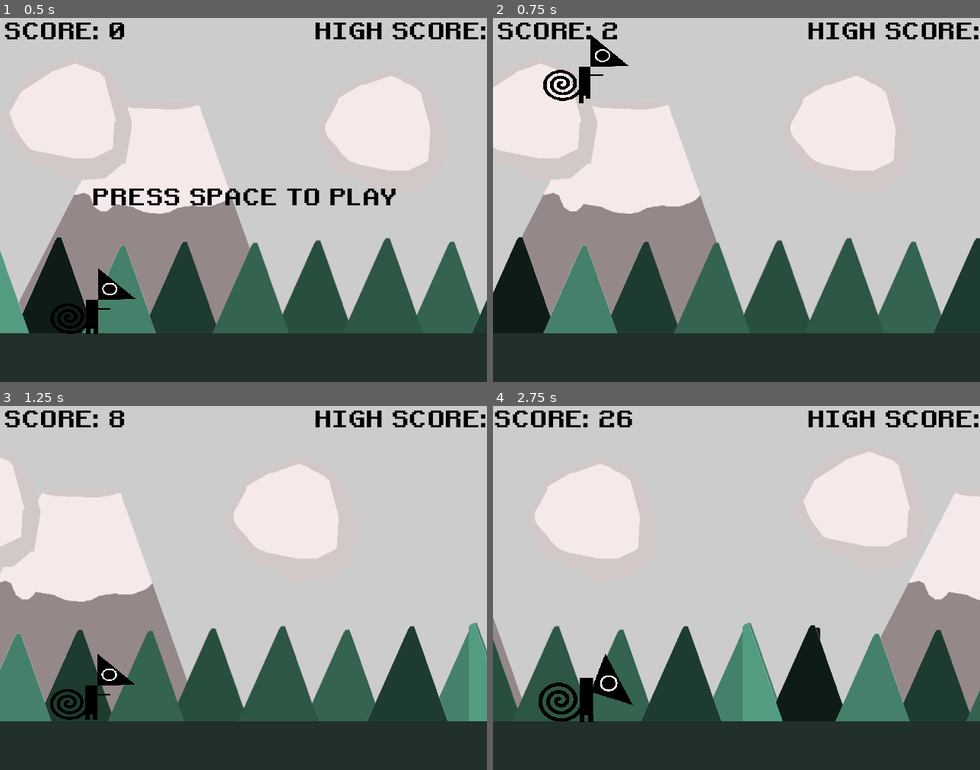
Above: before the commit, frames 1-4 (two rows, left to right).
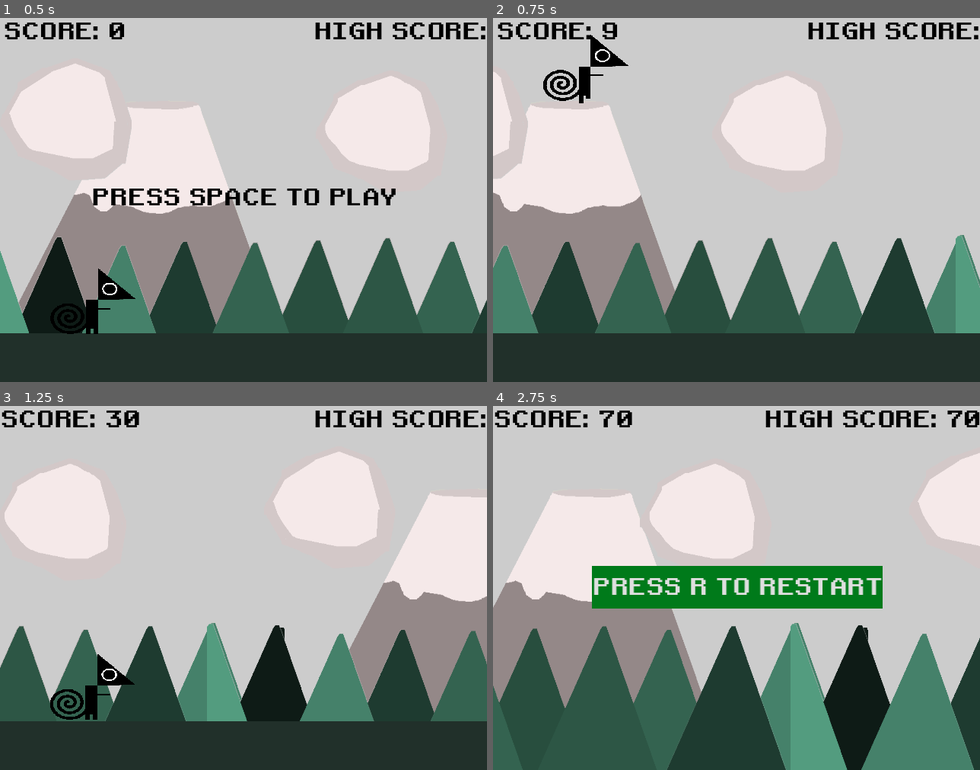
Above: after the commit, the same moments.

Repository: hhsoares/entrance_exam_game
Game: Godot game, scene res://scenes/main.tscn
Same seed, same stepped clock (60 frames per second), same inputs: the game is played once before the commit and once after it.
Inputs:
- Up to frame 1 (0.5 s): no input
- Up to frame 2 (0.75 s): tap Space at 0.5 s
- Up to frame 3 (1.25 s): tap Enter (ui_accept) at 0.77 s
- Up to frame 4 (2.75 s): tap Enter (ui_accept) at 1.52 s; hold Down (ui_down) from 2.03 s (still down)

Frame 1 is identical in both runs. In frame 2, 32% of the frame differs, in the area x 0-100%, y 1-87%; in frame 3, 41%; in frame 4, 57%, in the area x 0-100%, y 1-100%.

Commit message:
locked fps, fixed speed

Diff:
--- a/project.godot
+++ b/project.godot
@@ -13,6 +13,7 @@
 config/name="entrance_exam_game"
 run/main_scene="res://scenes/main.tscn"
 config/features=PackedStringArray("4.3", "Forward Plus")
+run/max_fps=60
 config/icon="res://icon.svg"
 
 [display]
--- a/scenes/main.gd
+++ b/scenes/main.gd
@@ -6,18 +6,18 @@
 var bird_scene = preload("res://scenes/bird.tscn")
 var obstacle_types := [barrel_scene]
 var obstacles : Array
-var bird_heights := [20, 350]
+var bird_heights := [30, 170]
 
 const DINO_START_POS := Vector2i(61, 186)
 const CAM_START_POS := Vector2i(160, 120)
 var difficulty
-const MAX_DIFFICULTY : int = 2
+const MAX_DIFFICULTY : int = 4
 var score : int
 const SCORE_MODIFIER : int = 10
 var high_score : int
 var speed  : float
-const START_SPEED  : float = 2
-const MAX_SPEED  : int = 4
+const START_SPEED  : float = 7
+const MAX_SPEED  : int = 11
 const SPEED_MODIFIER : int = 900
 var screen_size : Vector2i
 var ground_height : int
@@ -83,7 +83,7 @@
 	if obstacles.is_empty() or last_obs.position.x < score + randi_range(30, 50):
 		var obs_type = obstacle_types[randi() % obstacle_types.size()]
 		var obs
-		var max_obs = difficulty + 1
+		var max_obs = 2
 		for i in range(randi() % max_obs + 1):
 			obs = obs_type.instantiate()
 			var obs_height = obs.get_node("Sprite2D").texture.get_height()
